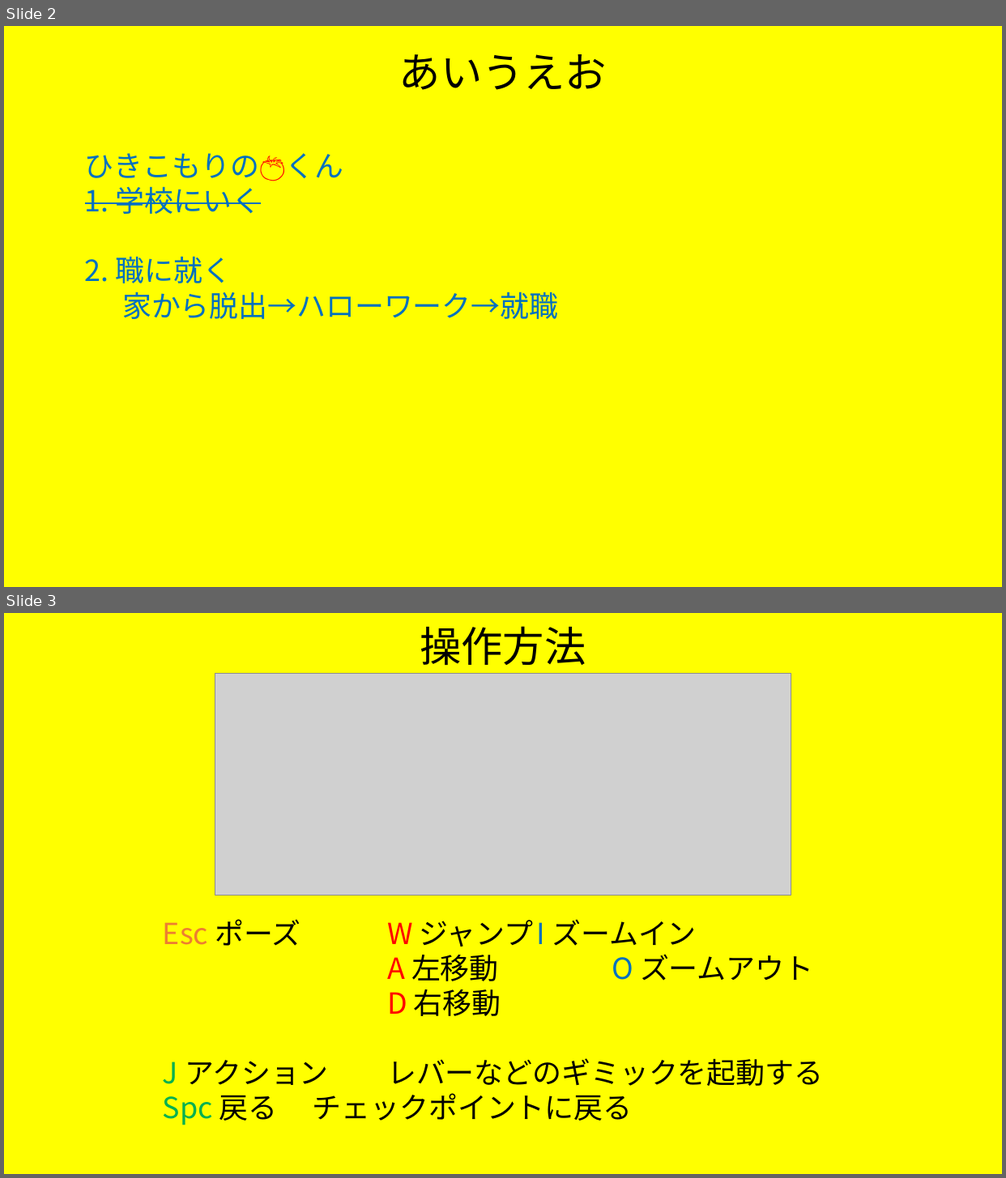
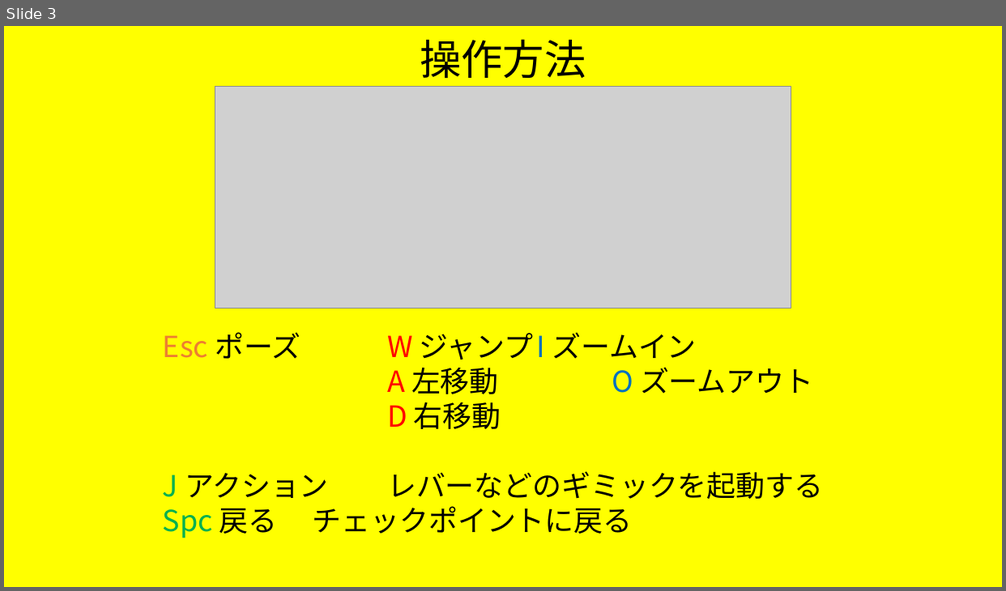
Before and after one commit to trr-n/taxmc-neo, a slide deck: kikaku/taxmcneo_kikakusho.pptx. Shown one above the other, each under a label of ours: slides 2 and 3 before the commit, slide 3 after it. The pictures are 1006x1178 and 1006x591 pixels, drawn with LibreOffice and Linux fonts; fonts in the diff are those of the drawing; grey boxes stand for pictures. Boxes give left, top, right and bottom in pixels: in the first picture for what was removed or moved away, otherwise in the second. Text is boxed around its words. In the diff, an @@ line names an element or a change of style, - is before the commit and + after.

```diff
--- a/kikaku/taxmcneo_kikakusho.pptx
+++ b/kikaku/taxmcneo_kikakusho.pptx
@@ slide 2 removed at (4, 26, 1002, 587), background #FFFF00 @@
@@ text removed at (399, 54, 607, 90) @@
-あいうえお
@@ text removed at (85, 153, 558, 319) @@
-ひきこもりの🍅くん
-1. 学校にいく
-2. 職に就く
-家から脱出→ハローワーク→就職
```
Also in this commit, not shown: 1 slide changed, 1 slide added, 18 other files.
